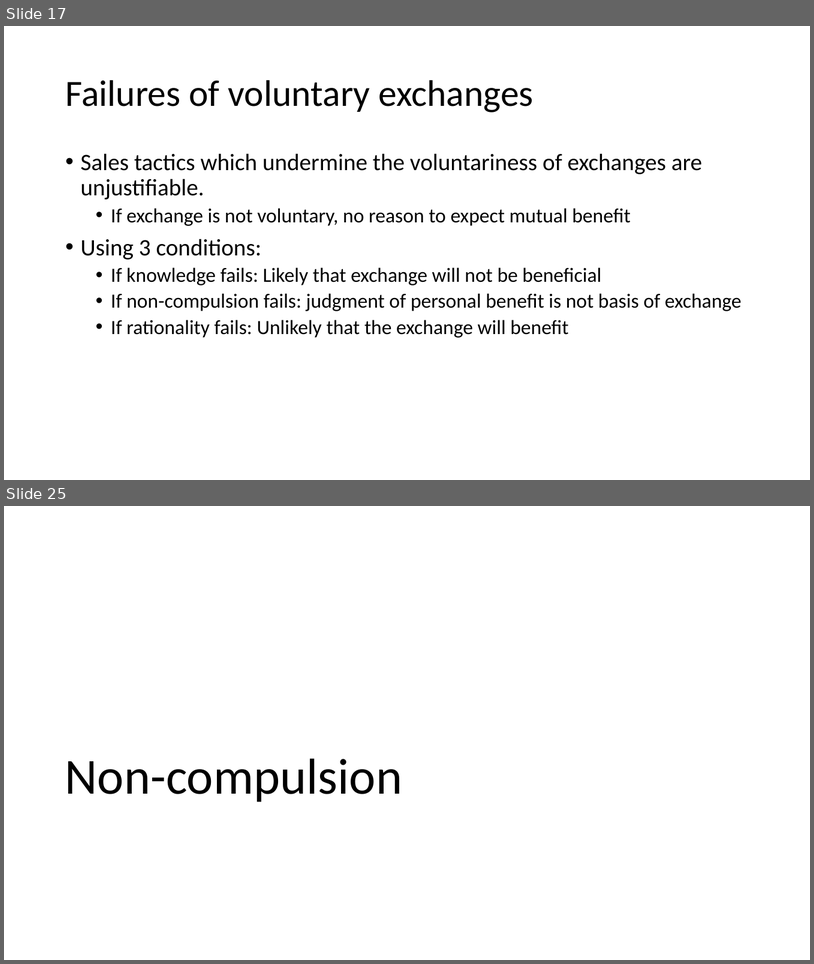
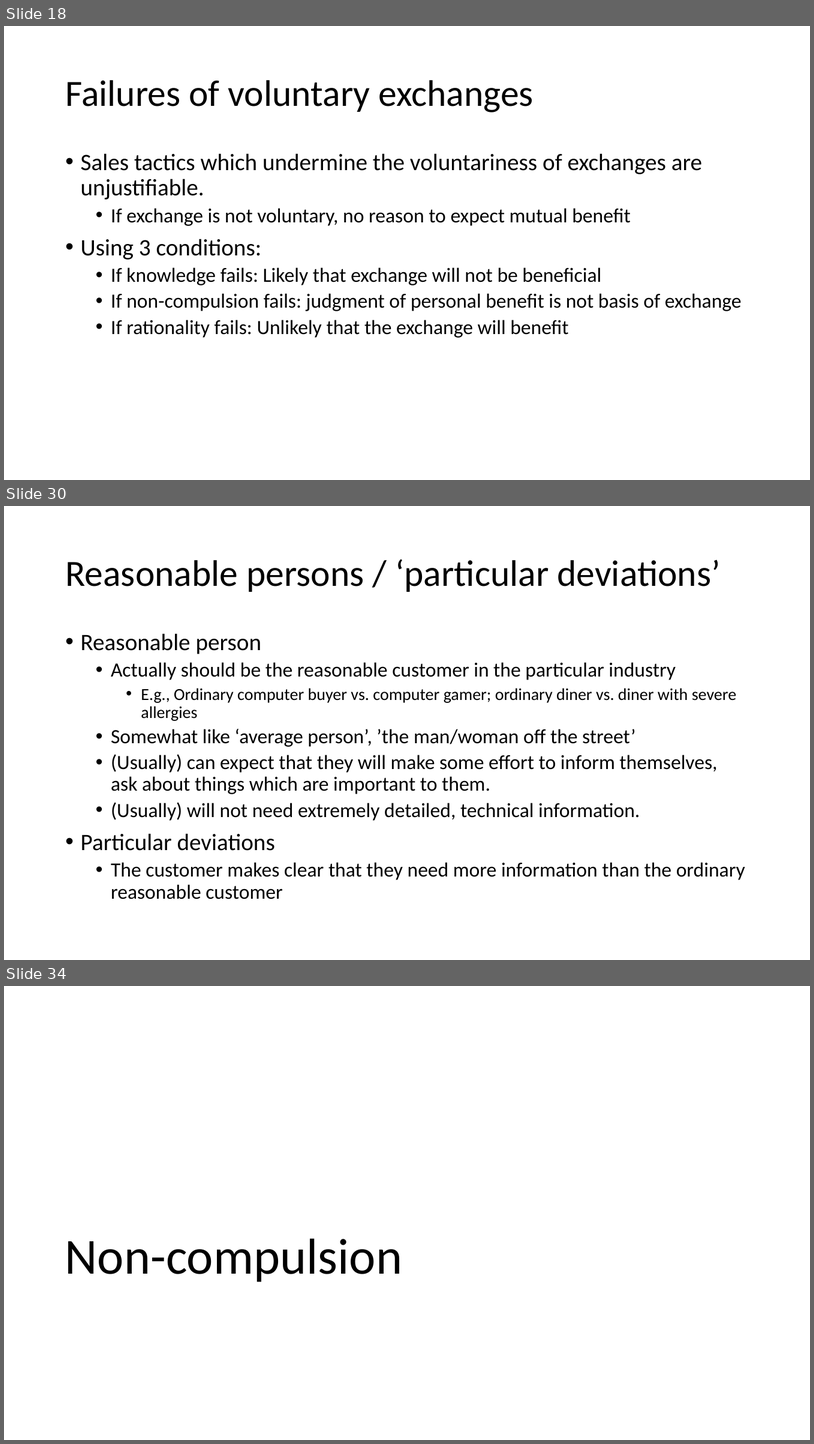
Before and after one commit to AdamSwenson/biz-ethics-docs, a slide deck: lectures/Sales.pptx. Shown one above the other, each under a label of ours: slides 17 and 25 before the commit, slides 18, 30 and 34 after it; the slides between them are not shown. The pictures are 814x964 and 814x1444 pixels, drawn with LibreOffice and Linux fonts; fonts in the diff are those of the drawing. Boxes give left, top, right and bottom in pixels: in the first picture for what was removed or moved away, otherwise in the second. Text is boxed around its words. In the diff, an @@ line names an element or a change of style, - is before the commit and + after.

```diff
--- a/lectures/Sales.pptx
+++ b/lectures/Sales.pptx
@@ slide 30 added at bbox=[4, 506, 810, 960], background #FFFFFF @@
@@ title added at bbox=[65, 559, 720, 592], 44 pt, text #000000 @@
+Reasonable persons / ‘particular deviations’
@@ text added at bbox=[81, 633, 746, 899], 24 pt, text #000000 @@
+• Reasonable person
+  • Actually should be the reasonable customer in the particular industry
+    • E.g., Ordinary computer buyer vs. computer gamer; ordinary diner vs. diner with severe allergies
+  • Somewhat like ‘average person’, ’the man/woman off the street’
+  • (Usually) can expect that they will make some effort to inform themselves, ask about things which are important to them.
+  • (Usually) will not need extremely detailed, technical information.
+• Particular deviations
+  • The customer makes clear that they need more information than the ordinary reasonable customer
@@ what was slide 17 is now slide 18 @@
@@ what was slide 25 is now slide 34 @@
```
Also in this commit, not shown: 9 slides changed, 9 other slides added, 1 slide removed, 4 other files.
